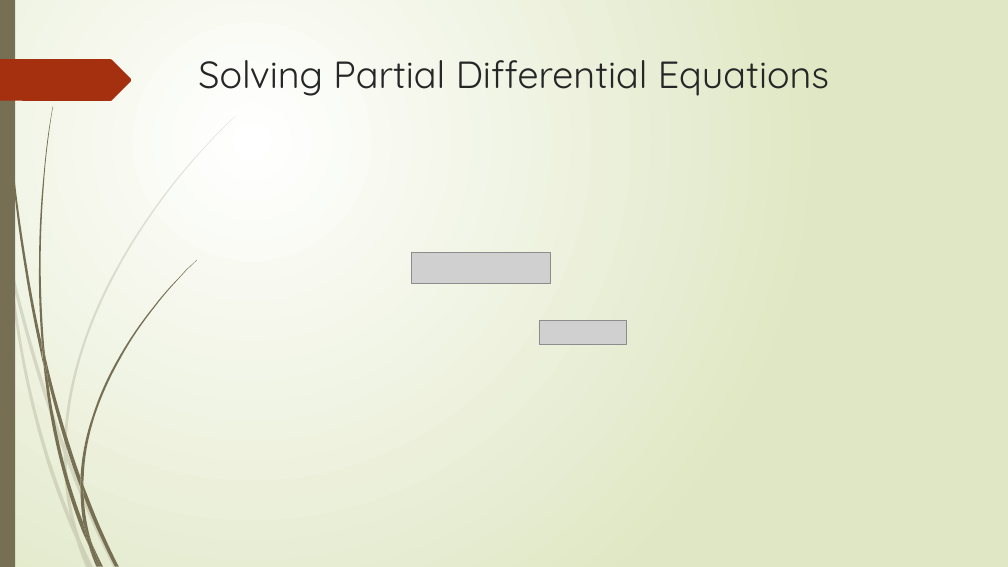
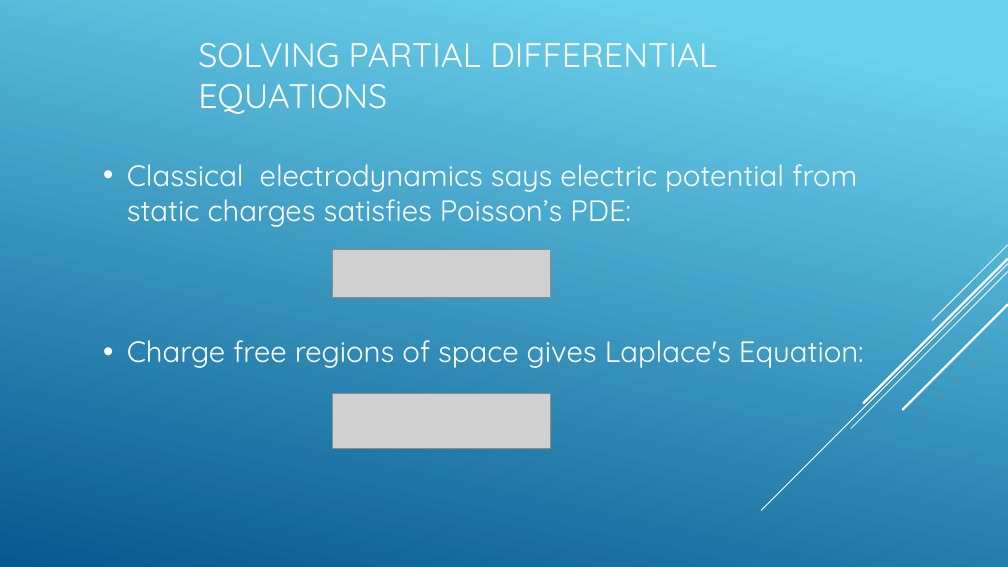
Before and after one commit to thevexis/PHYS-3210, a slide deck: slide 2 of Project/Electric Field of a Parallel Capacitor.pptx. Drawn at 1008x567 pixels with LibreOffice and Linux fonts; fonts in the diff are those of the drawing; grey boxes stand for pictures. Boxes give left, top, right and bottom in pixels: in the first picture for what was removed or moved away, otherwise in the second. Text is boxed around its words. In the diff, an @@ line names an element or a change of style, - is before the commit and + after.

```diff
--- a/Project/Electric Field of a Parallel Capacitor.pptx
+++ b/Project/Electric Field of a Parallel Capacitor.pptx
@@ background gradient #FFFFFF to #DFE8C4 to gradient #6ED2EB to #06588E @@
@@ rectangle removed at (0,0,15,567) @@
@@ freeform shape removed at (0,59,132,101) @@
@@ title "SOLVING PARTIAL DIFFERENTIAL EQUATIONS" at (198,43,717,114): vertical alignment top to middle @@
@@ title at (198,43,717,114): text changed; size 36 to 32.4 pt; text colour #262626 to #FFFFFF @@
-Solving Partial Differential Equations
+SOLVING PARTIAL DIFFERENTIAL EQUATIONS
@@ text added at (127,164,864,368), 28 pt, text #FFFFFF @@
+• Classical electrodynamics says electric potential from static charges satisfies Poisson’s PDE:
+• Charge free regions of space gives Laplace's Equation:
@@ picture: place and size @@
-picture at (411,253,550,284)
+picture at (332,249,550,297)
@@ group added at (761,245,1008,510): 5 lines @@
@@ picture: place and size @@
-picture at (539,321,626,344)
+picture at (332,394,550,448)
@@ group removed at (0,116,236,567): 10 freeform shapes @@
@@ group removed at (2,0,197,567): 12 freeform shapes @@
```
Also in this commit, not shown: 1 other slide changed, 3 slides added, 2 slides removed, 5 other files.
